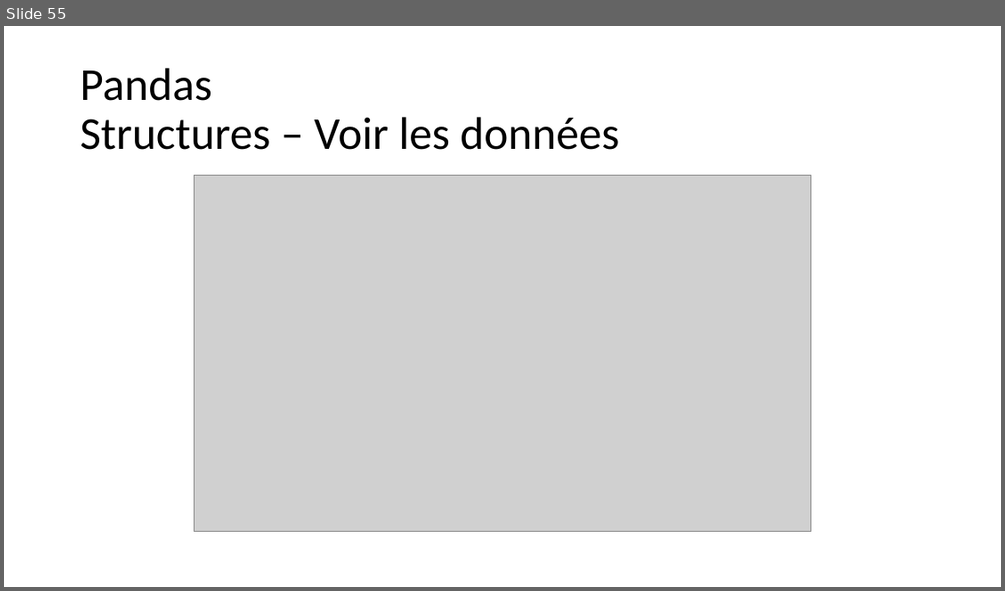
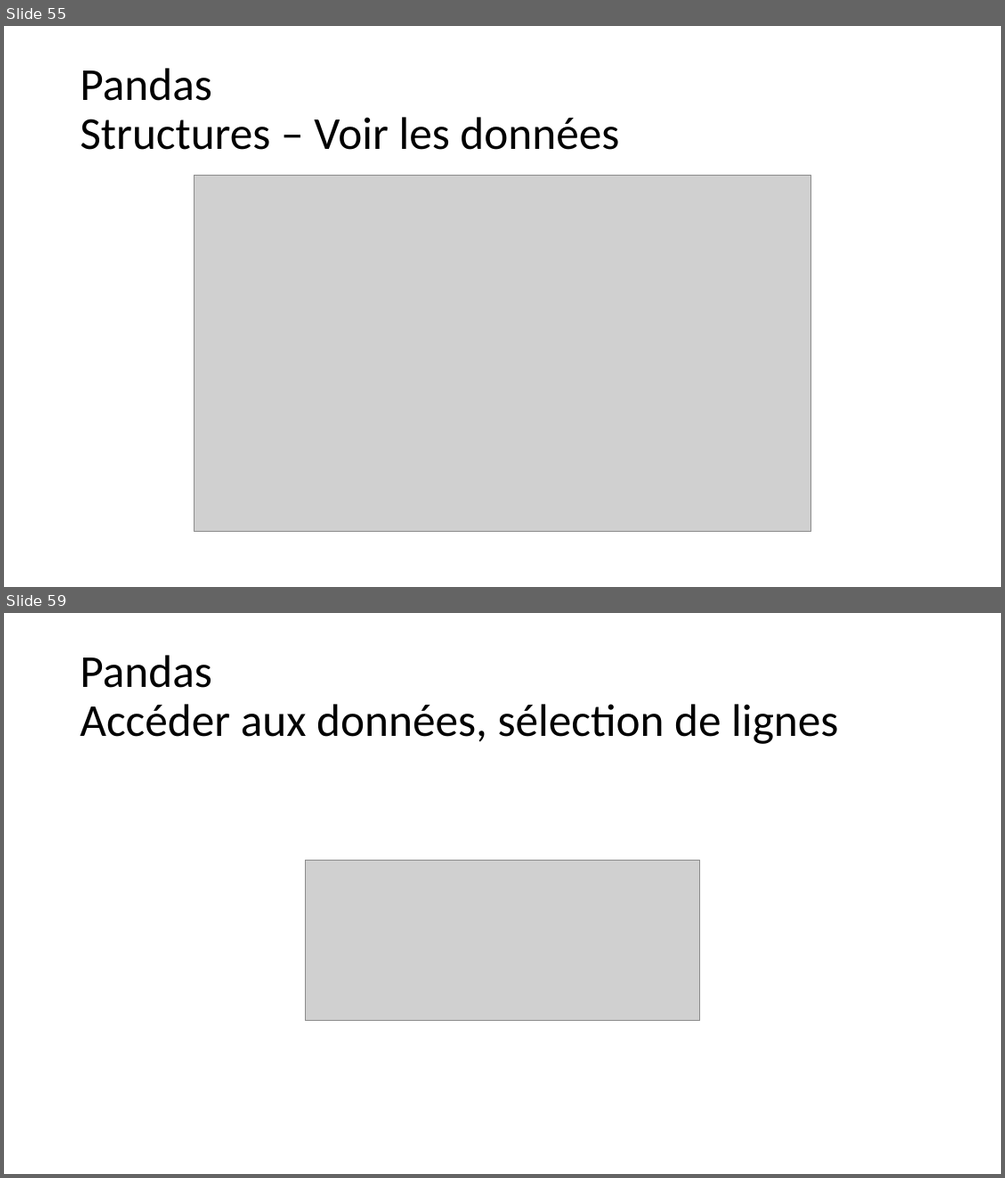
Before and after one commit to aubinthomas/Course, a slide deck: python_debutant/Formation Python débutant.pptx. Shown one above the other, each under a label of ours: slide 55 before the commit, slides 55 and 59 after it; the slides between them are not shown. The pictures are 1005x591 and 1005x1178 pixels, drawn with LibreOffice and Linux fonts; fonts in the diff are those of the drawing; grey boxes stand for pictures. Boxes give left, top, right and bottom in pixels: in the first picture for what was removed or moved away, otherwise in the second. Text is boxed around its words. In the diff, an @@ line names an element or a change of style, - is before the commit and + after.

```diff
--- a/python_debutant/Formation Python débutant.pptx
+++ b/python_debutant/Formation Python débutant.pptx
@@ slide 59 added at (4,613,1001,1174), background #FFFFFF @@
@@ title added at (80,655,838,744), 44 pt, text #000000 @@
+Pandas
+Accéder aux données, sélection de lignes
@@ picture added at (306,860,700,1021) @@
```
Also in this commit, not shown: 5 slides changed, 11 other slides added, 2 other files.
